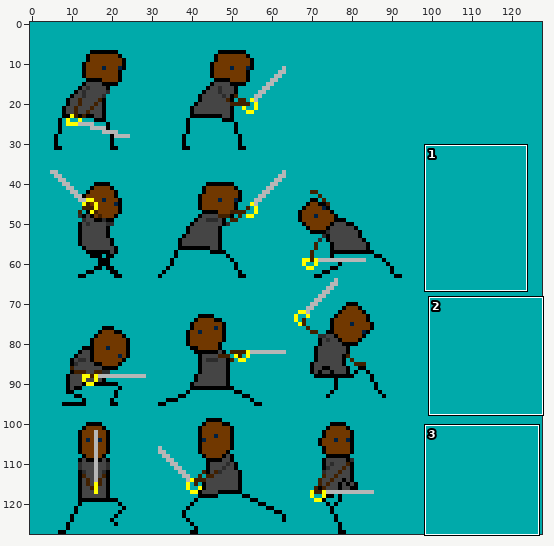
One commit to this pixel-art file: img/TwoFrameFighterTest.ase. The first picture is a wide view before the edit; the outline marks the close-up.
Close-up. Before the edit:
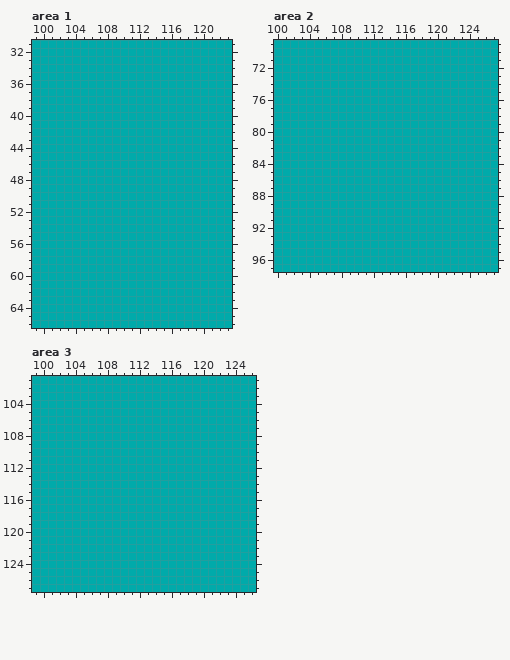
128x128 pixels, 1 frame. Shown: area 1: x 99..123, y 31..66; area 2: x 100..127, y 69..97; area 3: x 99..126, y 101..127.
The result:
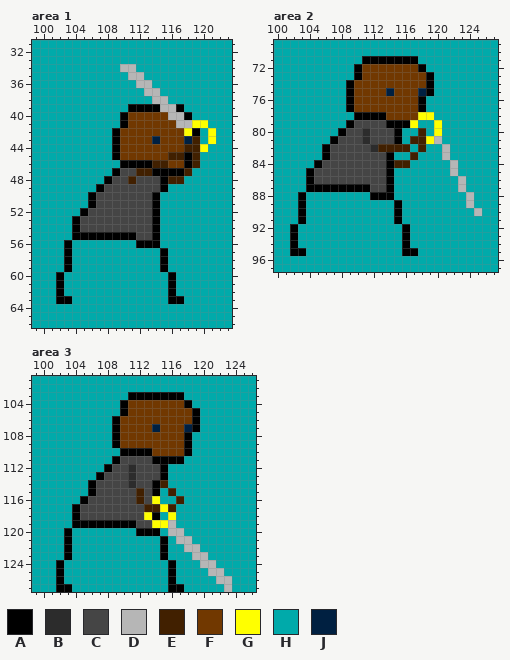
Palette (. is transparent): A #000000  B #2c2c2c  C #454545  D #b6b6b6  E #412000  F #713800  G #ffff00  H #00aaaa  J #002041
Change:
Area 1, layer "Layer 2":
y 34: x 110..111 HH -> DD
y 35: x 111..112 HH -> DD
y 36: x 112..113 HH -> DD
y 37: x 113..114 HH -> DD
y 38: x 114..115 HH -> DD
y 39: x 111..117 HHHHHHH -> AAAADDA
y 40: x 110..118 HHHHHHHHH -> AFFFFFDDA
y 41: x 110..120 HHHHHHHHHHH -> AFFFFFFDDGG
y 42: x 109..119 HHHHHHHHHHH -> AFFFFFFFFGA; x 121 H -> G
y 43: x 109..119 HHHHHHHHHHH -> AFFFFJFFFJE; x 121 H -> G
y 44: x 109..120 HHHHHHHHHHHH -> AFFFFFFFFEEG
y 45: x 109..119 HHHHHHHHHHH -> AFFFFFFEEAE
y 46: x 110..119 HHHHHHHHHH -> AAAAEEFFAE
y 47: x 109..118 HHHHHHHHHH -> ACCEEAAAAE
y 48: x 108..117 HHHHHHHHHH -> ACCECCCAEE
y 49: x 107..115 HHHHHHHHH -> ACCCCCCCA
y 50..51: x 106..114 HHHHHHHHH -> ACCCCCCCA
y 52: x 105..114 HHHHHHHHHH -> ACCCCCCCCA
y 53..54: x 104..114 HHHHHHHHHHH -> ACCCCCCCCCA
y 55: x 104..114 HHHHHHHHHHH -> AAAAAAAACCA
y 56: x 103 H -> A; x 112..114 HHH -> AAA
y 57..59: x 103 H -> A; x 115 H -> A
y 60..62: x 102 H -> A; x 116 H -> A
y 63: x 102..103 HH -> AA; x 116..117 HH -> AA
Area 2, layer "Layer 2":
y 71: x 111..117 HHHHHHH -> AAAAAAA
y 72: x 110..118 HHHHHHHHH -> AFFFFFFFA
y 73: x 110..119 HHHHHHHHHH -> AFFFFFFFFA
y 74: x 109..119 HHHHHHHHHHH -> AFFFFFFFFFA
y 75: x 109..119 HHHHHHHHHHH -> AFFFFJFFFJA
y 76..77: x 109..118 HHHHHHHHHH -> AFFFFFFFFA
y 78: x 110..119 HHHHHHHHHH -> AAAAFFFFGG
y 79: x 109..117 HHHHHHHHH -> ACCCCAAAG; x 120 H -> G
y 80: x 108..115 HHHHHHHH -> ACCBCCCA; x 118 H -> E; x 120 H -> G
y 81: x 107..115 HHHHHHHHH -> ACCCBCCCA; x 117..120 HHHH -> EEGD
y 82: x 106..116 HHHHHHHHHHH -> ACCCCCBEEEE; x 118 H -> E; x 121 H -> D
y 83: x 106..114 HHHHHHHHH -> ACCCCCCCA; x 117 H -> E; x 121 H -> D
y 84: x 105..116 HHHHHHHHHHHH -> ACCCCCCCCAEE; x 122 H -> D
y 85: x 104..114 HHHHHHHHHHH -> ACCCCCCCCCA; x 122 H -> D
y 86: x 104..114 HHHHHHHHHHH -> ACCCCCCCCCA; x 123 H -> D
y 87: x 104..114 HHHHHHHHHHH -> AAAAAAAACCA; x 123 H -> D
y 88: x 103 H -> A; x 112..114 HHH -> AAA; x 124 H -> D
y 89: x 103 H -> A; x 115 H -> A; x 124 H -> D
y 90: x 103 H -> A; x 115 H -> A; x 125 H -> D
y 91: x 103 H -> A; x 115 H -> A
y 92..94: x 102 H -> A; x 116 H -> A
y 95: x 102..103 HH -> AA; x 116..117 HH -> AA
Area 3, layer "Layer 2":
y 103: x 111..117 HHHHHHH -> AAAAAAA
y 104: x 110..118 HHHHHHHHH -> AFFFFFFFA
y 105: x 110..119 HHHHHHHHHH -> AFFFFFFFFA
y 106: x 109..119 HHHHHHHHHHH -> AFFFFFFFFFA
y 107: x 109..119 HHHHHHHHHHH -> AFFFFJFFFJA
y 108..109: x 109..118 HHHHHHHHHH -> AFFFFFFFFA
y 110: x 110..118 HHHHHHHHH -> AAAAFFFFA
y 111: x 109..117 HHHHHHHHH -> ACCCCAAAA
y 112: x 108..115 HHHHHHHH -> ACCBCCCA
y 113: x 107..115 HHHHHHHHH -> ACCCBCCCA
y 114: x 106..115 HHHHHHHHHH -> ACCCCBCCAE
y 115: x 106..114 HHHHHHHHH -> ACCCCCECA; x 116 H -> E
y 116: x 105..114 HHHHHHHHHH -> ACCCCCCECG; x 117 H -> E
y 117: x 104..116 HHHHHHHHHHHHH -> ACCCCCCCCEEGE
y 118: x 104..114 HHHHHHHHHHH -> ACCCCCCCCGA; x 116 H -> G
y 119: x 104..116 HHHHHHHHHHHHH -> AAAAAAAACCGGD
y 120: x 103 H -> A; x 112..114 HHH -> AAA; x 116..117 HH -> DD
y 121: x 103 H -> A; x 115 H -> A; x 117..118 HH -> DD
y 122: x 103 H -> A; x 115 H -> A; x 118..119 HH -> DD
y 123: x 103 H -> A; x 115 H -> A; x 119..120 HH -> DD
y 124: x 102 H -> A; x 116 H -> A; x 120..121 HH -> DD
y 125: x 102 H -> A; x 116 H -> A; x 121..122 HH -> DD
y 126: x 102 H -> A; x 116 H -> A; x 122..123 HH -> DD
y 127: x 102..103 HH -> AA; x 116..117 HH -> AA; x 123 H -> D
Boxes around the changes in both close-ups, in picture pixels (x1, y1, x2, y2):
changed: (56, 64, 216, 304)
changed: (290, 56, 482, 256)
changed: (56, 392, 232, 592)
